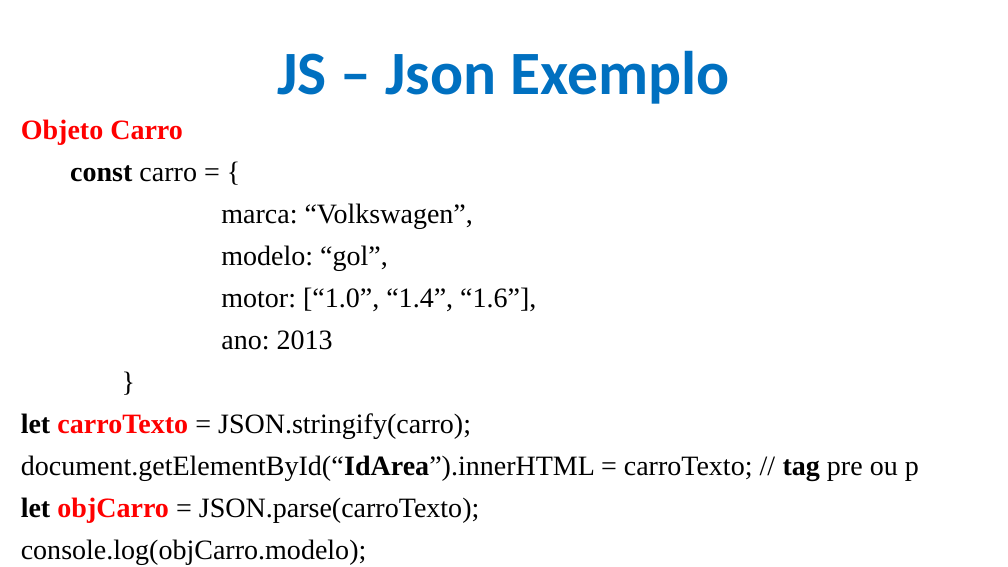
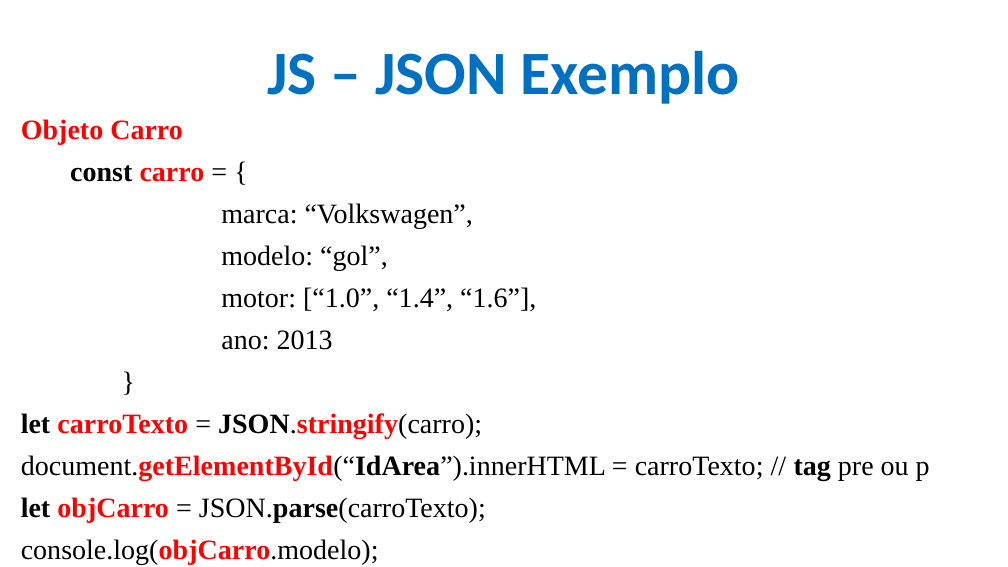
Before and after one commit to CloudEducationBrazil/WydenDesenvolvimentoWebPHP, a slide deck: slide 31 of 01 Classes/Aula 10 Desenvolvimento Web PHP - JS.pptx. Drawn at 1008x567 pixels with LibreOffice and Linux fonts; fonts in the diff are those of the drawing; background and template pictures are left out. Boxes give left, top, right and bottom in pixels: in the first picture for what was removed or moved away, otherwise in the second. Text is boxed around its words. In the diff, an @@ line names an element or a change of style, - is before the commit and + after.

```diff
--- a/01 Classes/Aula 10 Desenvolvimento Web PHP - JS.pptx
+++ b/01 Classes/Aula 10 Desenvolvimento Web PHP - JS.pptx
@@ title at (267, 50, 740, 104): text changed @@
-JS – Json Exemplo
+JS – JSON Exemplo
@@ text at (21, 165, 930, 564): text colour #000000 to #FF0000 in "carro", "JSON.stringify(carro);", "document.getElementById(“IdArea”).innerHTML", "console.log(objCarro.modelo);"; bold on in "carro", "JSON.stringify(carro);", "document.getElementById(“IdArea”).innerHTML", "JSON.parse(carroTexto);" and 1 more places @@
```
Also in this commit, not shown: 21 other slides changed, 1 other file.
